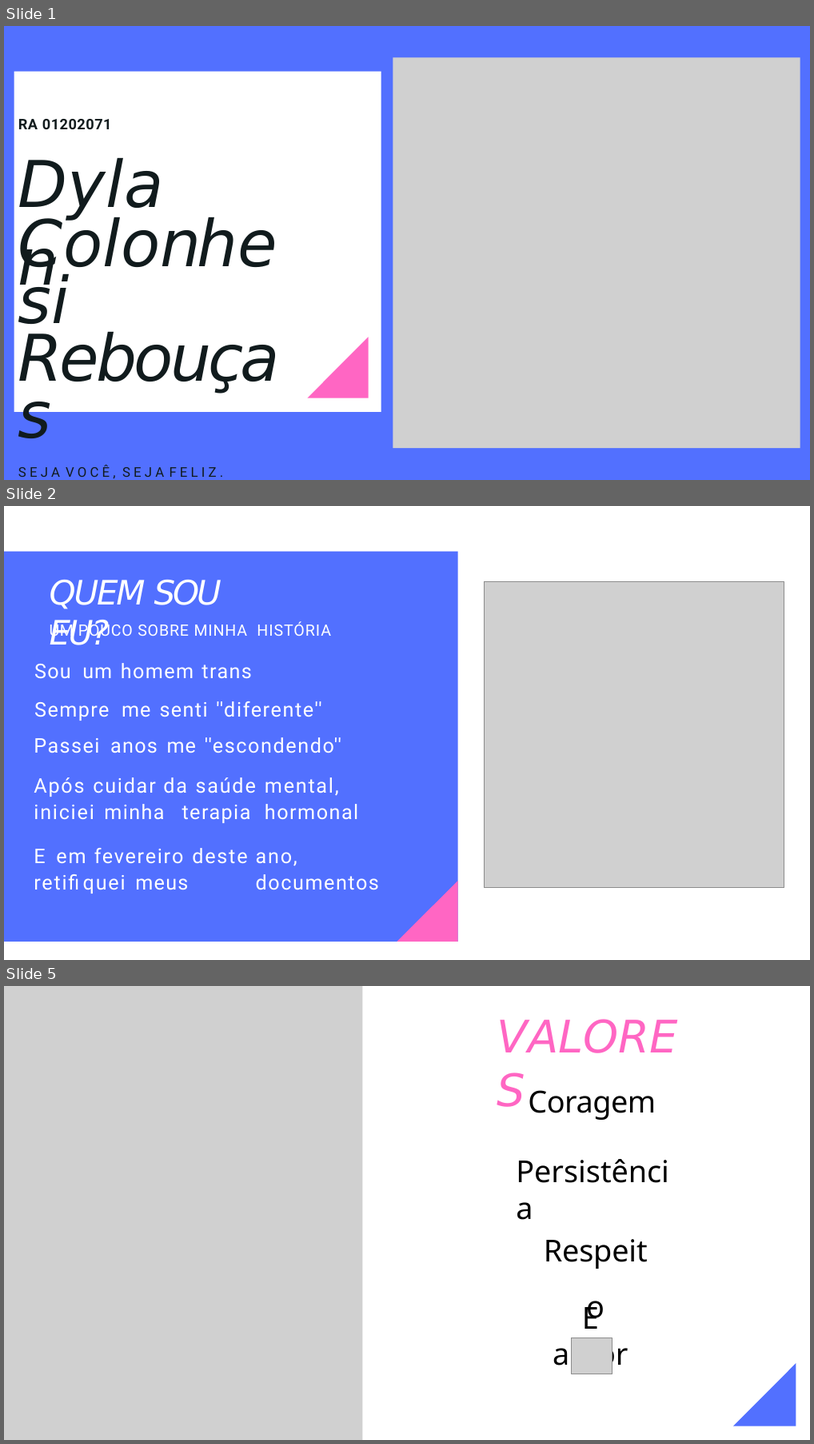
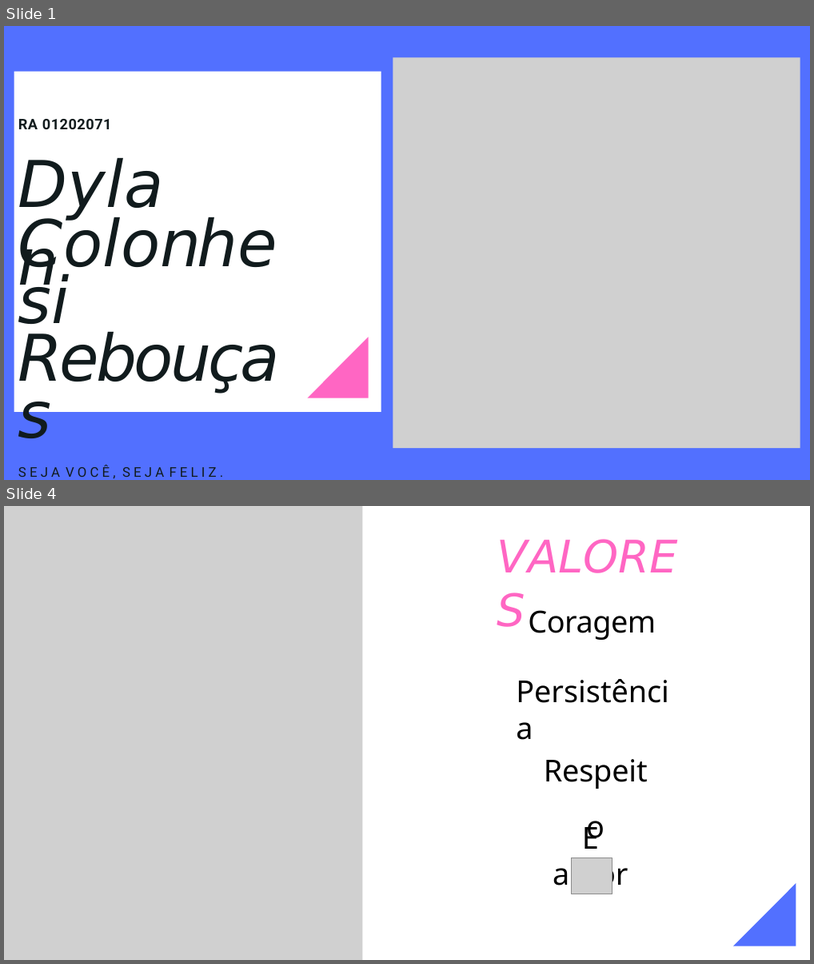
Before and after one commit to dylancolonhesi/TogetherTech-projeto1adsb, a slide deck: documentacao/Slide/Slide Finalizado.pptx. Shown one above the other, each under a label of ours: slides 1, 2 and 5 before the commit, slides 1 and 4 after it; the slides between them are not shown. The pictures are 814x1444 and 814x964 pixels, drawn with LibreOffice and Linux fonts; fonts in the diff are those of the drawing; grey boxes stand for pictures. Boxes give left, top, right and bottom in pixels: in the first picture for what was removed or moved away, otherwise in the second. Text is boxed around its words. In the diff, an @@ line names an element or a change of style, - is before the commit and + after.

```diff
--- a/documentacao/Slide/Slide Finalizado.pptx
+++ b/documentacao/Slide/Slide Finalizado.pptx
@@ slide 2 removed at (4, 506, 810, 960), background #FFFFFF @@
@@ freeform shape removed at (4, 551, 458, 941) @@
@@ title removed at (50, 580, 222, 645) @@
-QUEM SOU EU?
@@ picture removed at (485, 582, 785, 888) @@
@@ text removed at (34, 621, 379, 889) @@
-UM POUCO SOBRE MINHA HISTÓRIA
-Sou um homem trans
-Sempre me senti ''diferente''
-Passei anos me ''escondendo''
-Após cuidar da saúde mental, iniciei minha terapia hormonal
-E em fevereiro deste ano, retifiquei meus documentos
@@ freeform shape removed at (397, 880, 458, 941) @@
@@ what was slide 5 is now slide 4 @@
```
Also in this commit, not shown: 3 slides changed, 1 slide added, 1 other slide removed, 5 other files.
